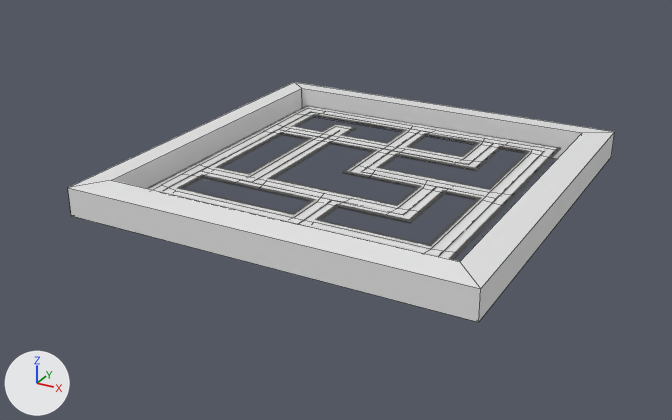
Two versions of the Blender file Assets/3D/Map/LevelDasar.blend, one commit apart.
Rendered twice from a 50 mm camera at (165.0, -323.0, 141.0) aimed at (-6.0, -11.0, -15.0). The lights are fixed; the arrows at lower left show +X, +Y and +Z. Mesh edges are drawn as thin lines on the coarser meshes.

Objects in the first picture: 'Jalan', 'Nav', 'Tembok', 'Trotoar'.
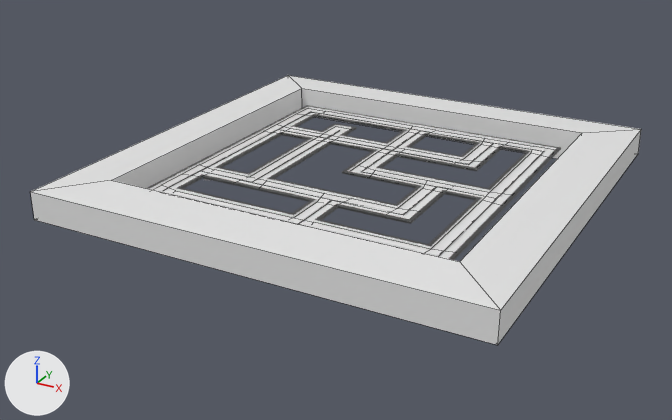
The change in detail:
me_cube_001 has 16 vertices, 16 faces and spans x -83.0..83.0, y -83.0..83.0, z -7.0..7.0.
me_cube_001 is used by ob_tembok; location (0.0, 0.0, 0.0).
Part 1, on me_cube_001:
Vertex 8 of me_cube_001 moves from (-83.0, 83.0, -6.0) to (-93.0, 93.0, -6.0).
Vertex 9 of me_cube_001 moves from (-83.0, -83.0, -6.0) at pixel (71, 215) to (-93.0, -93.0, -6.0) at pixel (34, 219).
Vertex 10 of me_cube_001 moves from (-83.0, -83.0, 6.0) at pixel (67, 187) to (-93.0, -93.0, 6.0) at pixel (30, 191).
Vertex 11 of me_cube_001 moves from (-83.0, 83.0, 6.0) at pixel (294, 82) to (-93.0, 93.0, 6.0) at pixel (288, 75).
Vertex 12 of me_cube_001 moves from (83.0, 83.0, -6.0) at pixel (611, 156) to (93.0, 93.0, -6.0) at pixel (638, 153).
Vertex 13 of me_cube_001 moves from (83.0, 83.0, 6.0) at pixel (614, 131) to (93.0, 93.0, 6.0) at pixel (641, 129).
Vertex 14 of me_cube_001 moves from (83.0, -83.0, -6.0) at pixel (478, 322) to (93.0, -93.0, -6.0) at pixel (497, 345).
Vertex 15 of me_cube_001 moves from (83.0, -83.0, 6.0) at pixel (480, 288) to (93.0, -93.0, 6.0) at pixel (500, 310).

Boxes (x1, y1, x2, y2) around the edits, measured in the pictures (672 x 420 px):
'Tembok', reshaped (12% wider, 12% taller)
    before: (68, 82, 614, 322)
    after: (31, 75, 641, 345)
